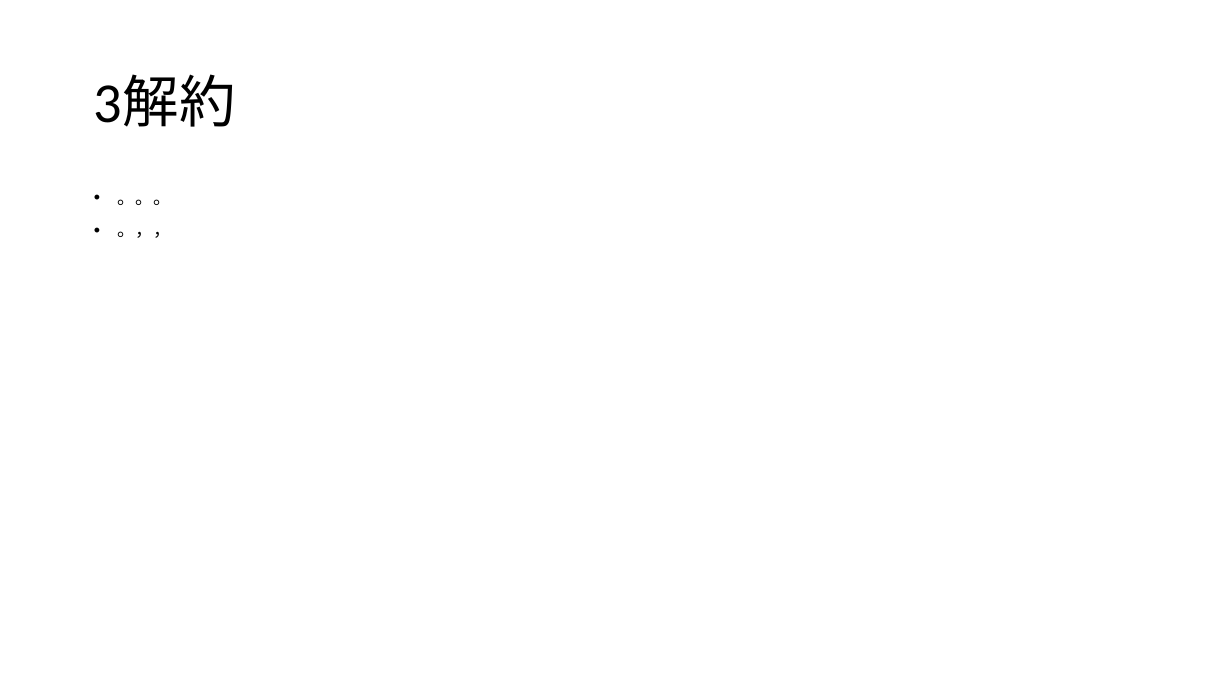
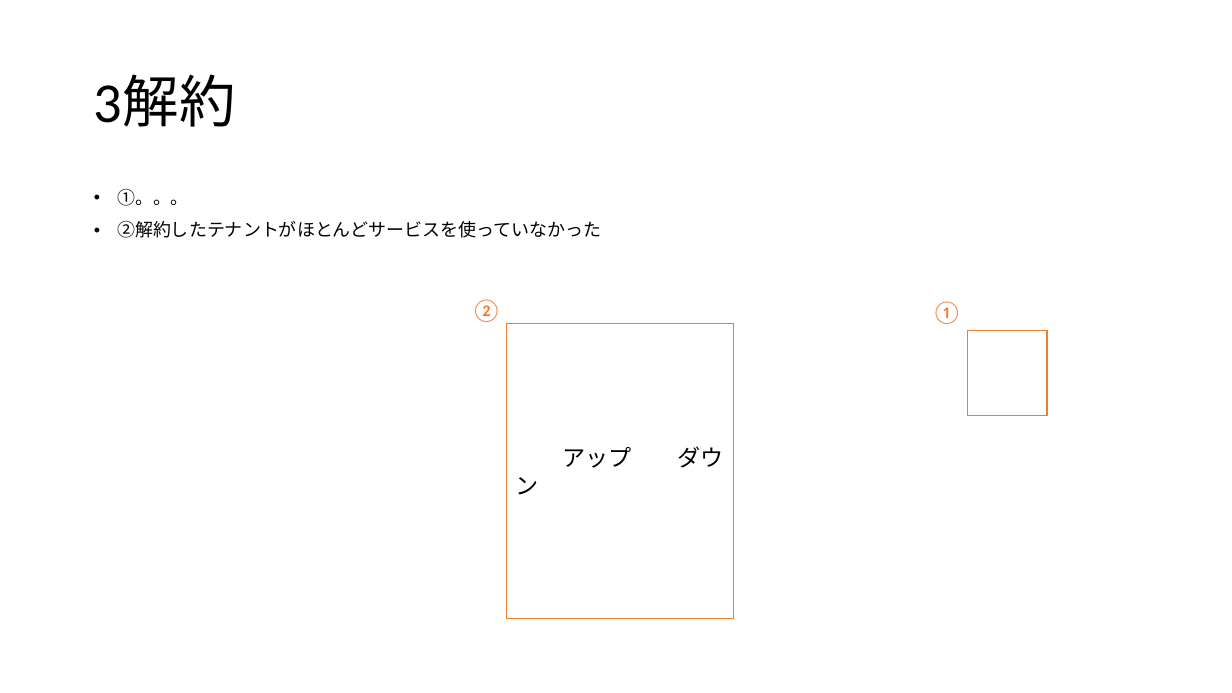
Before and after one commit to satiez/test, a slide deck: slide 11 of 報告.pptx (slide 10 before the commit). Drawn at 1232x693 pixels with LibreOffice and Linux fonts; fonts in the diff are those of the drawing. Boxes give left, top, right and bottom in pixels: in the first picture for what was removed or moved away, otherwise in the second. Text is boxed around its words. In the diff, an @@ line names an element or a change of style, - is before the commit and + after.

```diff
--- a/報告.pptx
+++ b/報告.pptx
@@ text at [117, 189, 602, 238]: text changed @@
-• 。。。
-• 。，，
+• ①。。。
+• ②解約したテナントがほとんどサービスを使っていなかった
@@ text added at [471, 299, 502, 322], 18 pt, text #ED7D31 @@
+②
@@ rectangle added at [506, 323, 733, 619], fill #FFFFFF, outline #ED7D31 1 pt, 18 pt, text #000000 @@
+アップ ダウン
@@ text added at [932, 301, 963, 324], 18 pt, text #ED7D31 @@
+①
@@ rectangle added at [968, 331, 1047, 416], fill #FFFFFF, outline #ED7D31 1 pt @@
```
Also in this commit, not shown: 8 other slides changed, 3 slides added, 2 slides removed.
